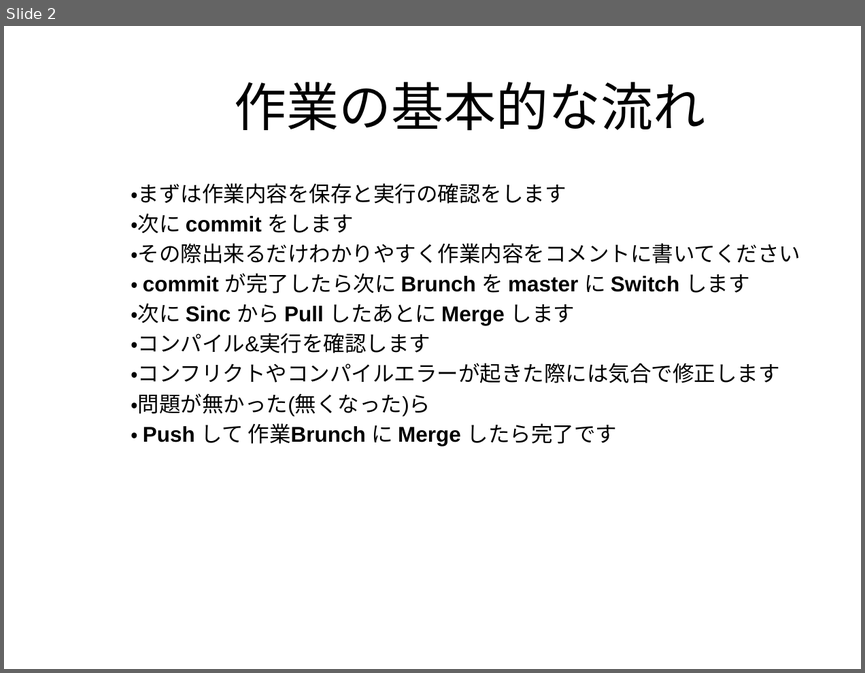
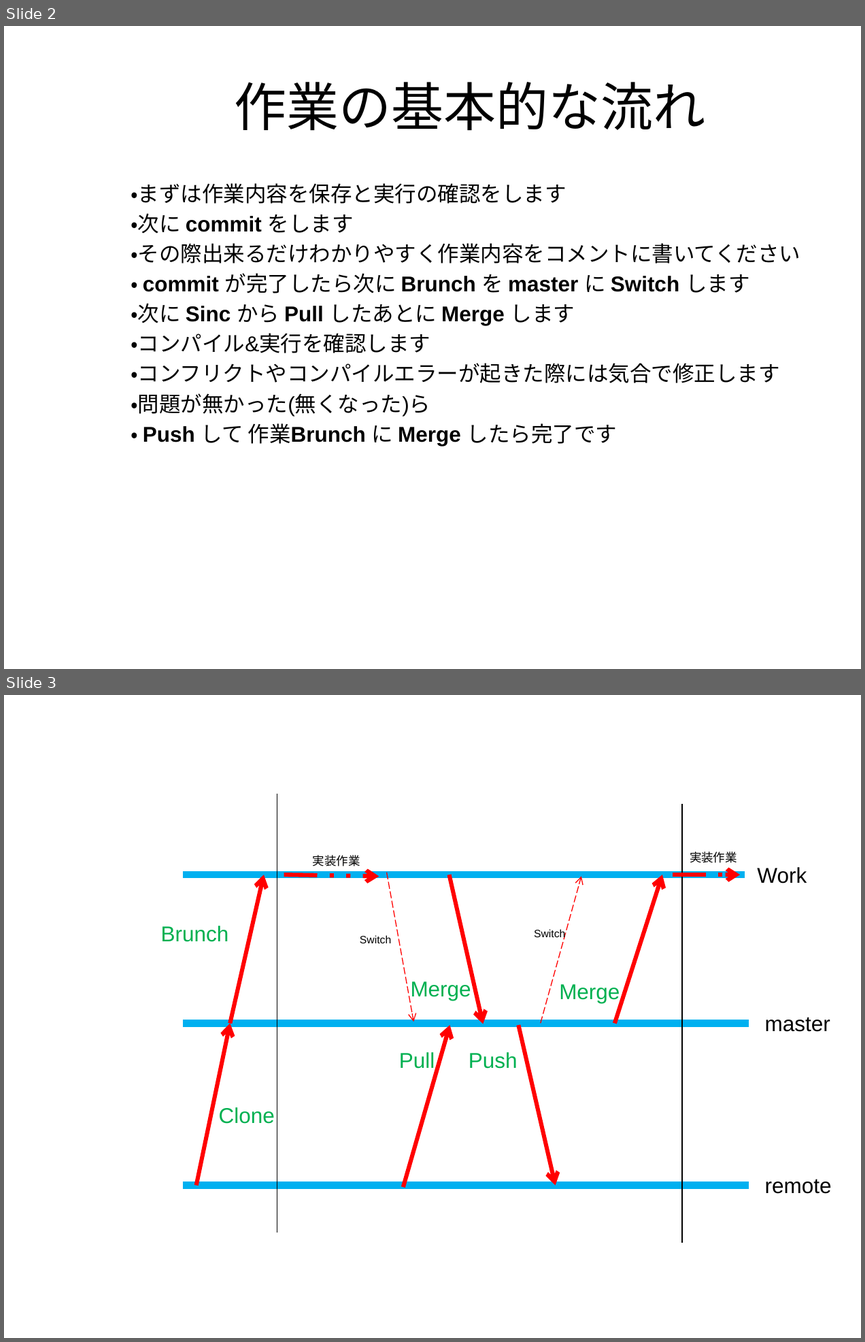
Before and after one commit to xtatrax/oldPrj-SchoolTask_BomberProject-public, a slide deck: Document/Git.pptx. Shown one above the other, each under a label of ours: slide 2 before the commit, slides 2 and 3 after it. The pictures are 865x673 and 865x1342 pixels, drawn with LibreOffice and Linux fonts; fonts in the diff are those of the drawing; background and template pictures are left out. Boxes give left, top, right and bottom in pixels: in the first picture for what was removed or moved away, otherwise in the second. Text is boxed around its words. In the diff, an @@ line names an element or a change of style, - is before the commit and + after.

```diff
--- a/Document/Git.pptx
+++ b/Document/Git.pptx
@@ slide 3 added at [4,695,861,1338], background #FFFFFF @@
@@ line added from (277, 794) to (277, 1232), #000000 0.75 pt @@
@@ line added from (682, 804) to (682, 1242), #000000 0.75 pt @@
@@ text added at [313,855,360,866], 10 pt, text #000000 @@
+実装作業
@@ text added at [689,851,737,863], 10 pt, text #000000 @@
+実装作業
@@ line added from (183, 875) to (745, 875), #00B0F0 6 pt @@
@@ arrow added from (230, 1023) to (264, 875), #FF0000 3.5 pt @@
@@ arrow added from (284, 875) to (379, 876), #FF0000 3.5 pt dashed @@
@@ arrow added from (387, 872) to (413, 1021), #FF0000 0.75 pt dashed @@
@@ arrow added from (449, 875) to (483, 1024), #FF0000 3.5 pt @@
@@ arrow added from (541, 1023) to (581, 876), #FF0000 0.75 pt dashed @@
@@ arrow added from (615, 1023) to (662, 875), #FF0000 3.5 pt @@
@@ arrow added from (672, 875) to (740, 875), #FF0000 3.5 pt dashed @@
@@ text added at [757,867,806,883], 18 pt, text #000000 @@
+Work
@@ text added at [161,926,229,942], 18 pt, text #00B050 @@
+Brunch
@@ text added at [360,935,391,943], 9 pt, text #000000 @@
+Switch
@@ text added at [534,929,565,940], 9 pt, text #000000 @@
+Switch
@@ text added at [411,979,471,1000], 18 pt, text #00B050 @@
+Merge
@@ text added at [559,984,619,1003], 18 pt, text #00B050 @@
+Merge
@@ text added at [765,1017,830,1032], 18 pt, text #000000 @@
+master
@@ line added from (749, 1023) to (183, 1023), #00B0F0 6 pt @@
@@ arrow added from (196, 1185) to (230, 1023), #FF0000 3.5 pt @@
@@ arrow added from (403, 1187) to (449, 1025), #FF0000 3.5 pt @@
@@ arrow added from (518, 1025) to (555, 1185), #FF0000 3.5 pt @@
@@ text added at [399,1052,434,1072], 18 pt, text #00B050 @@
+Pull
@@ text added at [468,1052,517,1068], 18 pt, text #00B050 @@
+Push
@@ text added at [219,1107,275,1123], 18 pt, text #00B050 @@
+Clone
@@ text added at [765,1178,832,1193], 18 pt, text #000000 @@
+remote
@@ line added from (183, 1185) to (749, 1185), #00B0F0 6 pt @@
```
Also in this commit, not shown: 1 other slide added, 2 slides removed.
